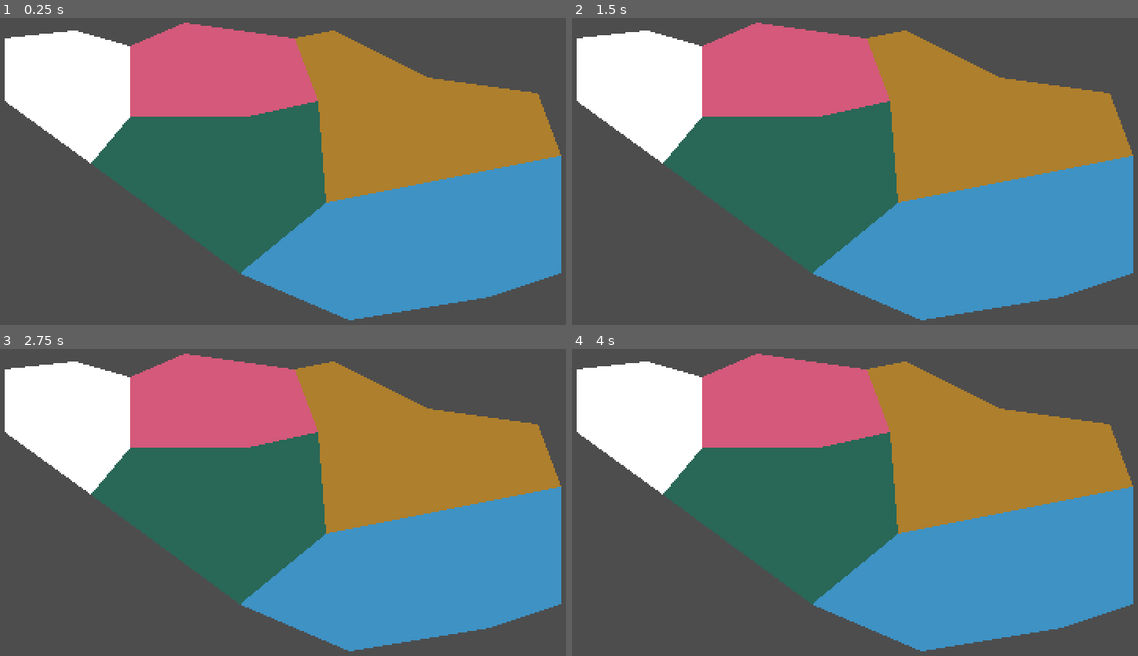
Above: before the commit, frames 1-4 (two rows, left to right).
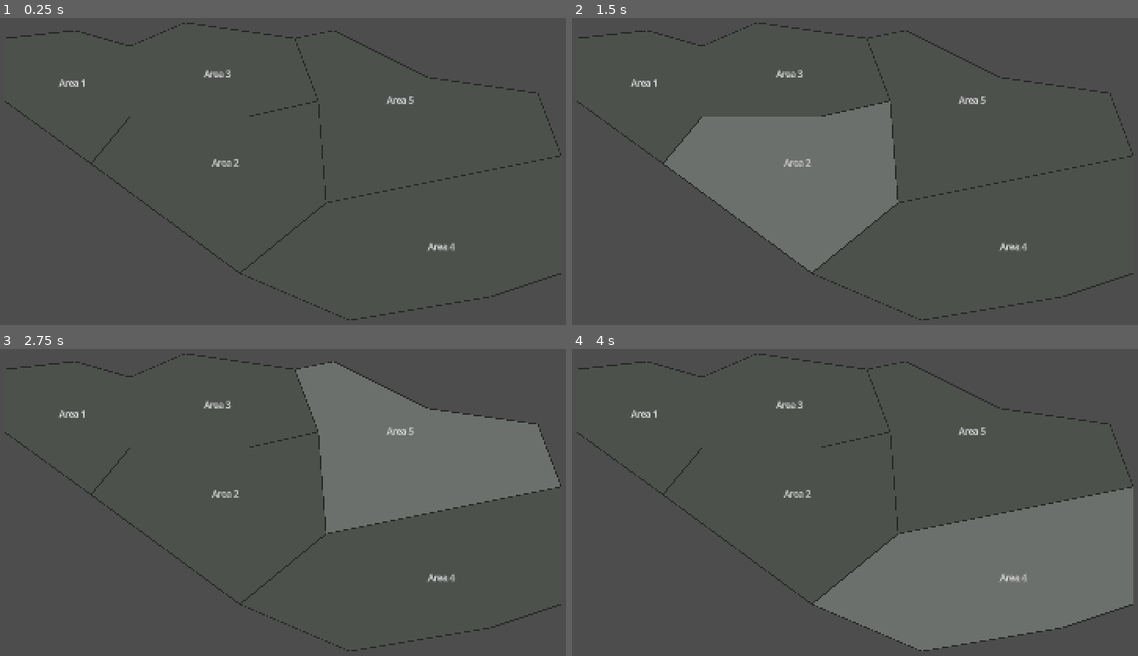
Above: after the commit, the same moments.

Repository: sgtdali/flowgame
Game: Godot game, scene res://features/worldmap/RegionMap.tscn
Two runs of this game, one before a commit and one after it. Both use one fixed random seed, a clock stepped at 60 frames per second and the inputs below. This scene is started directly instead of the project's main scene.
Inputs (mouse positions are in pixels of both pictures, inside the frame that each line leads up to):
- Up to frame 1 (0.25 s): no input
- Up to frame 2 (1.5 s): tap Enter at 0.5 s; move the mouse to (996, 174) at 0.52 s; click (996, 174) at 0.67 s; tap Space at 1.25 s; drag from (736, 208) to (826, 260) at 1.27 s
- Up to frame 3 (2.75 s): tap Enter at 2 s; move the mouse to (350, 444) at 2.02 s; click (350, 444) at 2.17 s
- Up to frame 4 (4 s): tap Space at 2.75 s; drag from (826, 591) to (668, 468) at 2.77 s; tap Enter at 3.5 s; move the mouse to (1047, 576) at 3.52 s; click (1047, 576) at 3.67 s

The runs differ from the first frame. In frame 1, 65% of the frame differs, in the area x 0-100%, y 1-99%; in frame 2, 65%; in frame 3, 65%; in frame 4, 65%.

Commit message:
Görev 01 adım 2: harita sahnesi, bölge durum renkleri, seçim ve kamera
Co-Authored-By: Claude Opus 5.5 <noreply@anthropic.com>

Diff:
--- a/features/worldmap/RegionMap.tscn
+++ b/features/worldmap/RegionMap.tscn
@@ -20,6 +20,7 @@
 uv = PackedVector2Array(-400, 20, -340, 180, -320, 440, 280, 320, 220, 160, -60, 120, 101.391846, -42.818398)
 
 [node name="MapBounds" type="ReferenceRect" parent="." unique_id=1052238418]
+mouse_filter = 2
 offset_right = 1600.0
 offset_bottom = 900.0
 
--- /dev/null
+++ b/features/worldmap/WorldMap.tscn
@@ -0,0 +1,36 @@
+[gd_scene format=3]
+
+[ext_resource type="Script" path="res://features/worldmap/world_map.gd" id="1_map"]
+[ext_resource type="PackedScene" path="res://features/worldmap/RegionMap.tscn" id="2_regions"]
+
+[node name="WorldMap" type="Node2D"]
+script = ExtResource("1_map")
+
+[node name="Sea" type="ColorRect" parent="."]
+offset_left = -2000.0
+offset_top = -2000.0
+offset_right = 3600.0
+offset_bottom = 2900.0
+mouse_filter = 2
+color = Color(0.2, 0.36, 0.5, 1)
+
+[node name="RegionMap" parent="." instance=ExtResource("2_regions")]
+
+[node name="Camera2D" type="Camera2D" parent="."]
+position = Vector2(800, 440)
+zoom = Vector2(0.9, 0.9)
+
+[node name="UI" type="CanvasLayer" parent="."]
+
+[node name="TopBar" type="PanelContainer" parent="UI"]
+anchors_preset = 10
+anchor_right = 1.0
+offset_bottom = 40.0
+grow_horizontal = 2
+mouse_filter = 2
+
+[node name="HintLabel" type="Label" parent="UI/TopBar"]
+layout_mode = 2
+text = "Click a region to select it.   Right/middle drag: pan   ·   Wheel: zoom"
+horizontal_alignment = 1
+vertical_alignment = 1
--- a/features/worldmap/region_view.gd
+++ b/features/worldmap/region_view.gd
@@ -5,8 +5,32 @@
 ##
 ## Şekil, kullanıcının bu düğümün altına elle çizdiği Polygon2D'lerdir;
 ## birden fazla olabilir (ada, kopuk parça). Oyun verisi `data`'dadır.
+## Çalışırken bu şekillerden tıklama alanı (CollisionPolygon2D) ve sınır
+## çizgisi (Line2D) üretilir. Kural hesaplamaz: durumu dışarıdan alır.
+## Tıklamayı WorldMap bulur (fizik sorgusu); bu düğüm yalnızca üzerine
+## gelme vurgusunu kendisi yönetir.
 
 @export var data: RegionData
+
+## Durum renkleri: dolgu ve sınır.
+const FILL_UNLOCKED: Color = Color(0.55, 0.78, 0.5)
+const FILL_AVAILABLE: Color = Color(0.42, 0.46, 0.42)
+const FILL_LOCKED: Color = Color(0.3, 0.32, 0.3)
+const BORDER_UNLOCKED: Color = Color(0.18, 0.4, 0.18)
+const BORDER_AVAILABLE: Color = Color(0.98, 0.8, 0.25)
+const BORDER_LOCKED: Color = Color(0.16, 0.17, 0.16)
+const BORDER_SELECTED: Color = Color(1.0, 1.0, 1.0)
+const BORDER_WIDTH: float = 3.0
+const BORDER_WIDTH_AVAILABLE: float = 5.0
+const BORDER_WIDTH_SELECTED: float = 8.0
+## Fare üzerindeyken dolgunun beyaza doğru açılma oranı.
+const HOVER_LIGHTEN: float = 0.18
+
+var _status: RegionState.Status = RegionState.Status.LOCKED
+var _hovered: bool = false
+var _selected: bool = false
+var _shapes: Array[Polygon2D] = []
+var _borders: Array[Line2D] = []
 
 
 ## Bölgenin parçaları, bu düğümün yerel koordinatında.
@@ -18,3 +42,92 @@
 		if shape != null and shape.polygon.size() >= 3:
 			out.append(shape.transform * shape.polygon)
 	return out
+
+
+func _ready() -> void:
+	for child: Node in get_children():
+		if child is Polygon2D:
+			_shapes.append(child)
+	for poly: PackedVector2Array in get_polygons():
+		var collision: CollisionPolygon2D = CollisionPolygon2D.new()
+		collision.polygon = poly
+		add_child(collision)
+		var border: Line2D = Line2D.new()
+		border.points = poly
+		border.closed = true
+		border.joint_mode = Line2D.LINE_JOINT_ROUND
+		add_child(border)
+		_borders.append(border)
+	_add_name_label()
+	input_pickable = true
+	mouse_entered.connect(_on_hover.bind(true))
+	mouse_exited.connect(_on_hover.bind(false))
+	_refresh()
+
+
+func set_status(value: RegionState.Status) -> void:
+	_status = value
+	_refresh()
+
+
+func set_selected(value: bool) -> void:
+	_selected = value
+	_refresh()
+
+
+func _on_hover(value: bool) -> void:
+	_hovered = value
+	_refresh()
+
+
+func _refresh() -> void:
+	var fill: Color = FILL_LOCKED
+	var border_color: Color = BORDER_LOCKED
+	var width: float = BORDER_WIDTH
+	match _status:
+		RegionState.Status.UNLOCKED:
+			fill = FILL_UNLOCKED
+			border_color = BORDER_UNLOCKED
+		RegionState.Status.AVAILABLE:
+			fill = FILL_AVAILABLE
+			border_color = BORDER_AVAILABLE
+			width = BORDER_WIDTH_AVAILABLE
+	if _hovered:
+		fill = fill.lerp(Color.WHITE, HOVER_LIGHTEN)
+	if _selected:
+		border_color = BORDER_SELECTED
+		width = BORDER_WIDTH_SELECTED
+	for shape: Polygon2D in _shapes:
+		shape.color = fill
+	for border: Line2D in _borders:
+		border.default_color = border_color
+		border.width = width
+	# Kalın sınırlar komşunun sınırının altında kalmasın.
+	z_index = 2 if _selected else (1 if _status == RegionState.Status.AVAILABLE else 0)
+
+
+## Bölge adını en büyük parçanın ortasına yazar.
+func _add_name_label() -> void:
+	if data == null:
+		return
+	var biggest: PackedVector2Array = []
+	for poly: PackedVector2Array in get_polygons():
+		if poly.size() > biggest.size():
+			biggest = poly
+	if biggest.is_empty():
+		return
+	var center: Vector2 = Vector2.ZERO
+	for point: Vector2 in biggest:
+		center += point
+	center /= biggest.size()
+	var label: Label = Label.new()
+	label.text = data.display_name
+	label.horizontal_alignment = HORIZONTAL_ALIGNMENT_CENTER
+	label.custom_minimum_size = Vector2(200.0, 0.0)
+	label.position = center - Vector2(100.0, 14.0)
+	label.add_theme_font_size_override("font_size", 22)
+	label.add_theme_color_override("font_color", Color(1.0, 1.0, 1.0))
+	label.add_theme_color_override("font_outline_color", Color(0.0, 0.0, 0.0))
+	label.add_theme_constant_override("outline_size", 6)
+	label.mouse_filter = Control.MOUSE_FILTER_IGNORE
+	add_child(label)
--- /dev/null
+++ b/features/worldmap/world_map.gd
@@ -0,0 +1,102 @@
+extends Node2D
+
+## Harita ekranı: bölgeleri durumlarıyla gösterir, seçimi ve kamerayı yönetir.
+##
+## Kural hesaplamaz: bölge durumu RegionState'ten gelir. Tıklanan bölge,
+## bölgelerin CollisionPolygon2D'lerine fizik sorgusuyla bulunur.
+
+signal region_selected(region: RegionData)
+
+const MIN_ZOOM: float = 0.6
+const MAX_ZOOM: float = 3.0
+const ZOOM_STEP: float = 1.15
+## Kamera haritadan en fazla bu kadar dışarı kayabilir (px).
+const PAN_MARGIN: float = 300.0
+
+@onready var camera: Camera2D = $Camera2D
+@onready var region_map: Node2D = $RegionMap
+@onready var map_bounds: Control = $RegionMap/MapBounds
+
+var state: RegionState = RegionState.new()
+var selected: RegionView = null
+
+var _panning: bool = false
+var _target_zoom: Vector2 = Vector2.ONE
+
+
+func _ready() -> void:
+	# Area2D'lerin fare üzerine gelme sinyalleri için gerekli.
+	get_viewport().physics_object_picking = true
+	_target_zoom = camera.zoom
+	refresh_statuses()
+
+
+func _process(delta: float) -> void:
+	camera.zoom = camera.zoom.lerp(_target_zoom, minf(delta * 12.0, 1.0))
+
+
+func refresh_statuses() -> void:
+	for view: RegionView in _views():
+		if view.data != null:
+			view.set_status(state.status(view.data.id))
+
+
+func _unhandled_input(event: InputEvent) -> void:
+	var button: InputEventMouseButton = event as InputEventMouseButton
+	if button != null:
+		if button.pressed and button.button_index == MOUSE_BUTTON_WHEEL_UP:
+			_zoom_at_mouse(ZOOM_STEP)
+		elif button.pressed and button.button_index == MOUSE_BUTTON_WHEEL_DOWN:
+			_zoom_at_mouse(1.0 / ZOOM_STEP)
+		elif button.button_index in [MOUSE_BUTTON_RIGHT, MOUSE_BUTTON_MIDDLE]:
+			_panning = button.pressed
+		elif button.pressed and button.button_index == MOUSE_BUTTON_LEFT:
+			_select(_region_at(get_global_mouse_position()))
+		return
+	var motion: InputEventMouseMotion = event as InputEventMouseMotion
+	if motion != null and _panning:
+		camera.position -= motion.relative / camera.zoom
+		_clamp_camera()
+
+
+func _select(view: RegionView) -> void:
+	if selected != null:
+		selected.set_selected(false)
+	selected = view
+	if selected != null:
+		selected.set_selected(true)
+	region_selected.emit(selected.data if selected != null else null)
+
+
+func _region_at(world_point: Vector2) -> RegionView:
+	var query: PhysicsPointQueryParameters2D = PhysicsPointQueryParameters2D.new()
+	query.position = world_point
+	query.collide_with_areas = true
+	query.collide_with_bodies = false
+	for hit: Dictionary in get_world_2d().direct_space_state.intersect_point(query):
+		var view: RegionView = hit["collider"] as RegionView
+		if view != null:
+			return view
+	return null
+
+
+func _views() -> Array[RegionView]:
+	var out: Array[RegionView] = []
+	for child: Node in region_map.get_children():
+		if child is RegionView:
+			out.append(child)
+	return out
+
+
+func _zoom_at_mouse(factor: float) -> void:
+	var before: float = _target_zoom.x
+	var after: float = clampf(before * factor, MIN_ZOOM, MAX_ZOOM)
+	_target_zoom = Vector2(after, after)
+	var mouse_world: Vector2 = get_global_mouse_position()
+	camera.position += (mouse_world - camera.position) * (1.0 - before / after)
+	_clamp_camera()
+
+
+func _clamp_camera() -> void:
+	var bounds: Rect2 = Rect2(map_bounds.position, map_bounds.size).grow(PAN_MARGIN)
+	camera.position = camera.position.clamp(bounds.position, bounds.end)
--- /dev/null
+++ b/sim/region_state.gd
@@ -0,0 +1,33 @@
+class_name RegionState
+extends RefCounted
+
+## Harita katmanının kuralları (arayüzsüz): hangi bölge açık, hangisi açılabilir.
+##
+## Komşuluk şartı: kilitli bir bölge yalnızca açık bir bölgeye komşuysa
+## açılabilir. Açılan bölge bir daha kilitlenmez.
+
+enum Status { LOCKED, AVAILABLE, UNLOCKED }
+
+## id -> true. Açık bölgeler.
+var _unlocked: Dictionary = {}
+
+
+func _init() -> void:
+	for region: RegionData in RegionCatalog.all():
+		if region.starts_unlocked:
+			_unlocked[region.id] = true
+
+
+func is_unlocked(region_id: StringName) -> bool:
+	return _unlocked.has(region_id)
+
+
+func status(region_id: StringName) -> Status:
+	if is_unlocked(region_id):
+		return Status.UNLOCKED
+	var region: RegionData = RegionCatalog.find_by_id(region_id)
+	if region != null:
+		for neighbor_id: StringName in region.neighbors:
+			if is_unlocked(neighbor_id):
+				return Status.AVAILABLE
+	return Status.LOCKED
Not shown, added: features/worldmap/world_map.gd.uid
Not shown, added: sim/region_state.gd.uid
